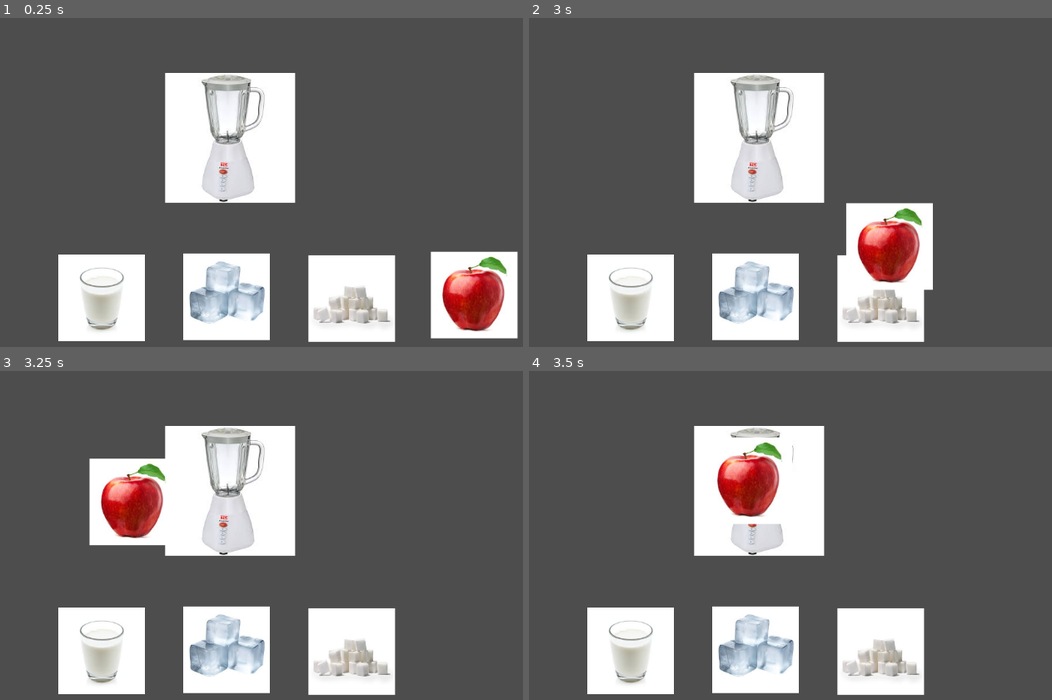
Above: before the commit, frames 1-4 (two rows, left to right).
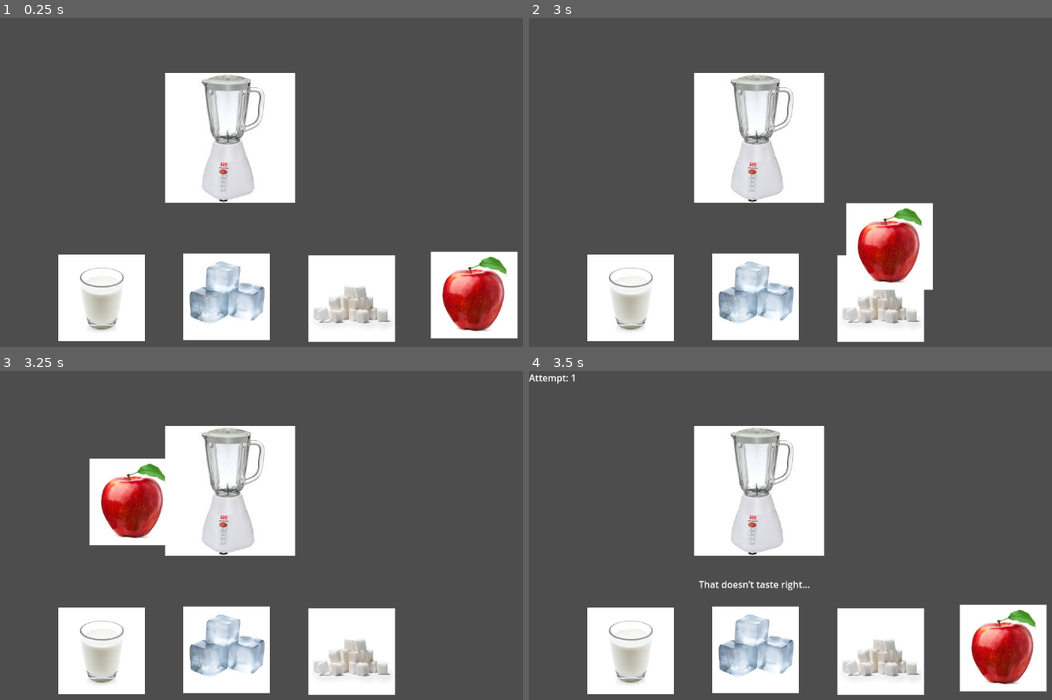
Above: after the commit, the same moments.

Repository: the-real-ronji/MiniJameGam50
Game: Godot game, scene res://Scenes/Main.tscn
The game is run twice, just before and just after one commit, with the same random seed, the same clock (stepped at 60 frames per second) and the same inputs.
Inputs (mouse positions are in pixels of both pictures, inside the frame that each line leads up to):
- Up to frame 1 (0.25 s): no input
- Up to frame 2 (3 s): tap Enter (ui_accept) at 0.5, 2.75 s; drag from (879, 297) to (926, 123) at 0.52 s; drag from (628, 297) to (827, 281) at 1.27 s; move the mouse to (753, 297) at 2.02 s; tap S (s) at 2.1 s; click (753, 297) at 2.17 s; tap W (w) at 2.3 s; drag from (1004, 294) to (659, 149) at 2.77 s
- Up to frame 3 (3.25 s): no input
- Up to frame 4 (3.5 s): no input

Frames 1-3 are identical in both runs. In frame 4, 7.4% of the frame differs, in the area x 0-100%, y 1-98%.
Error after the commit: Parse Error: Cannot find member "vis" in base "bool". (res://Scripts/main.gd:46)

Commit message:
success overlay

Diff:
--- a/Scenes/Main.tscn
+++ b/Scenes/Main.tscn
@@ -13,6 +13,7 @@
 [ext_resource type="Script" uid="uid://gwy6o0at33rv" path="res://scripts/apple_ingredient.gd" id="11_frkhe"]
 [ext_resource type="Script" uid="uid://d3b850lapu40m" path="res://scripts/game_manager.gd" id="12_grg3l"]
 [ext_resource type="Script" uid="uid://df07jp25ofj4c" path="res://scripts/game_over.gd" id="13_frkhe"]
+[ext_resource type="PackedScene" uid="uid://b6vl3rjc7xh3w" path="res://scenes/success_overlay.tscn" id="14_mwfav"]
 
 [node name="Main" type="Control"]
 layout_mode = 3
@@ -138,4 +139,6 @@
 offset_bottom = 425.0
 text = "Play Again"
 
+[node name="Success" parent="." instance=ExtResource("14_mwfav")]
+
 [connection signal="pressed" from="GameOver/retry" to="GameOver" method="_on_retry_pressed"]
--- a/Scripts/main.gd
+++ b/Scripts/main.gd
@@ -2,6 +2,7 @@
 
 @onready var blender: TextureRect = $Control/BlenderZone
 @onready var qte_panel: QTEPanel = $QTEPanel
+@onready var success: CanvasLayer = $Success
 
 var phases : Array[PackedScene]= [
 	preload("res://scenes/prep_phase.tscn"),
@@ -42,6 +43,7 @@
 	if success:
 		print("Drink prepared successfully!")
 		print("Run data: ", data)
+		success.vis
 	else:
 		print("Drink failed!")
 		print("Failure data: ", data)
--- /dev/null
+++ b/scenes/success_overlay.tscn
@@ -0,0 +1,46 @@
+[gd_scene load_steps=3 format=3 uid="uid://b6vl3rjc7xh3w"]
+
+[ext_resource type="Script" uid="uid://d1llgsu48ch8d" path="res://scripts/success_overlay.gd" id="1_df6wt"]
+
+[sub_resource type="LabelSettings" id="LabelSettings_qr75k"]
+font_size = 48
+
+[node name="Success" type="CanvasLayer"]
+visible = false
+script = ExtResource("1_df6wt")
+
+[node name="Panel" type="Panel" parent="."]
+offset_right = 1152.0
+offset_bottom = 648.0
+
+[node name="Button" type="Button" parent="Panel"]
+layout_mode = 1
+anchors_preset = 8
+anchor_left = 0.5
+anchor_top = 0.5
+anchor_right = 0.5
+anchor_bottom = 0.5
+offset_left = -4.0
+offset_top = -4.0
+offset_right = 4.0
+offset_bottom = 4.0
+grow_horizontal = 2
+grow_vertical = 2
+theme_override_font_sizes/font_size = 32
+text = "Next Drink"
+
+[node name="Yay" type="Label" parent="."]
+anchors_preset = 5
+anchor_left = 0.5
+anchor_right = 0.5
+offset_left = -363.0
+offset_top = 169.0
+offset_right = 435.0
+offset_bottom = 236.0
+grow_horizontal = 2
+text = "DRINK PREPARED SUCCESSFULLY!!!"
+label_settings = SubResource("LabelSettings_qr75k")
+horizontal_alignment = 1
+vertical_alignment = 1
+
+[connection signal="pressed" from="Panel/Button" to="." method="_on_button_pressed"]
--- /dev/null
+++ b/scripts/success_overlay.gd
@@ -0,0 +1,9 @@
+extends CanvasLayer
+
+
+# Called when the node enters the scene tree for the first time.
+func _ready() -> void:
+	self.hide()
+
+func _on_button_pressed() -> void:
+	pass # TO-DO: load next scene
Not shown: 1 places in Scenes/Main.tscn that only renumber resources
Not shown, added: scripts/success_overlay.gd.uid
